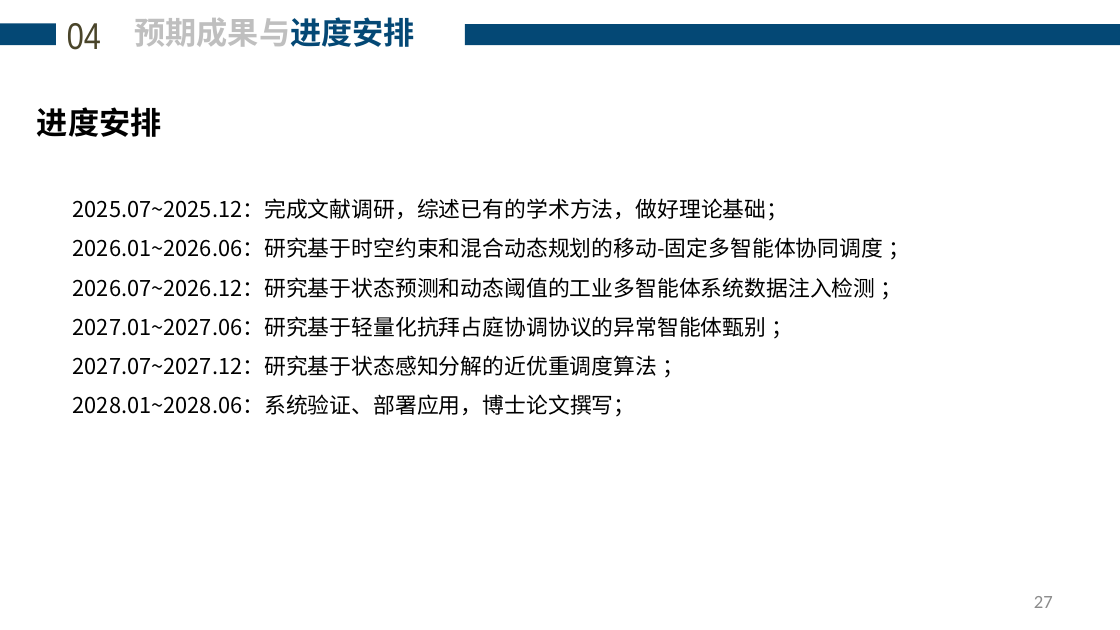
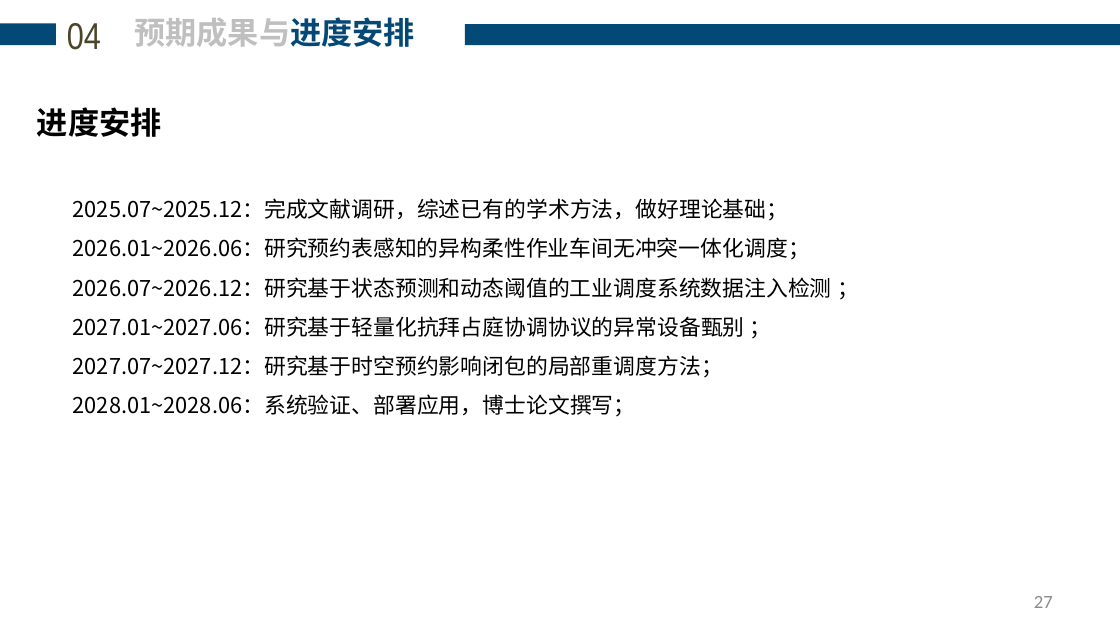
Before and after one commit to analyst2004lx/paper01, a slide deck: slide 27 of 开题报告/于琪-开题PPT(20260809) .pptx. Drawn at 1120x630 pixels with LibreOffice and Linux fonts; fonts in the diff are those of the drawing. Boxes give left, top, right and bottom in pixels: in the first picture for what was removed or moved away, otherwise in the second. Text is boxed around its words. In the diff, an @@ line names an element or a change of style, - is before the commit and + after.

```diff
--- a/开题报告/于琪-开题PPT(20260809) .pptx
+++ b/开题报告/于琪-开题PPT(20260809) .pptx
@@ text at (73, 237, 832, 378): text changed @@
-2026.01~2026.06：研究基于时空约束和混合动态规划的移动-固定多智能体协同调度 ；
-2026.07~2026.12：研究基于状态预测和动态阈值的工业多智能体系统数据注入检测 ；
-2027.01~2027.06：研究基于轻量化抗拜占庭协调协议的异常智能体甄别 ；
-2027.07~2027.12：研究基于状态感知分解的近优重调度算法 ；
+2026.01~2026.06：研究预约表感知的异构柔性作业车间无冲突一体化调度；
+2026.07~2026.12：研究基于状态预测和动态阈值的工业调度系统数据注入检测 ；
+2027.01~2027.06：研究基于轻量化抗拜占庭协调协议的异常设备甄别 ；
+2027.07~2027.12：研究基于时空预约影响闭包的局部重调度方法；
```
Also in this commit, not shown: 17 other slides changed, 1 slide added, 1 slide removed, 9 other files.
